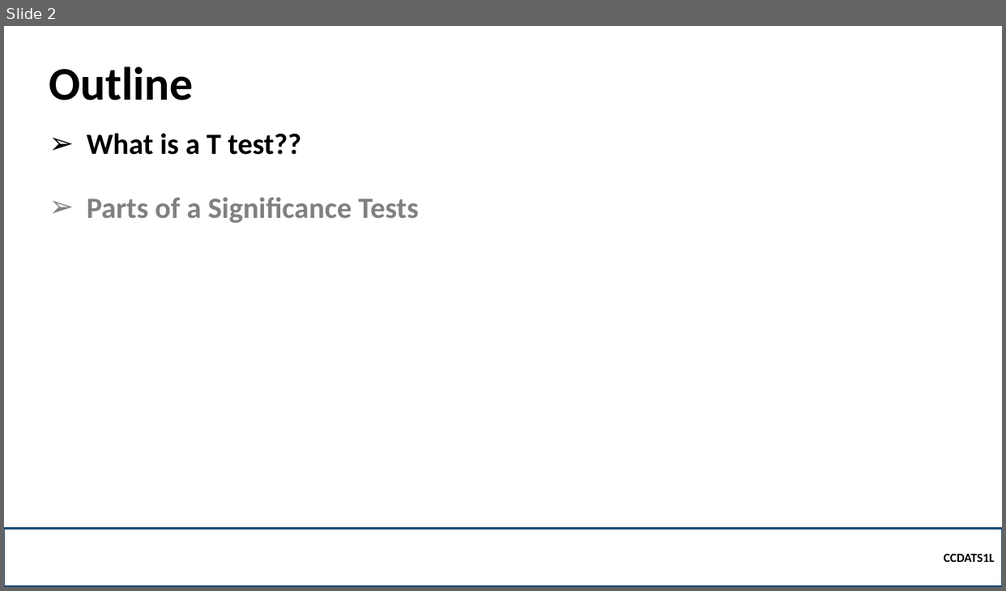
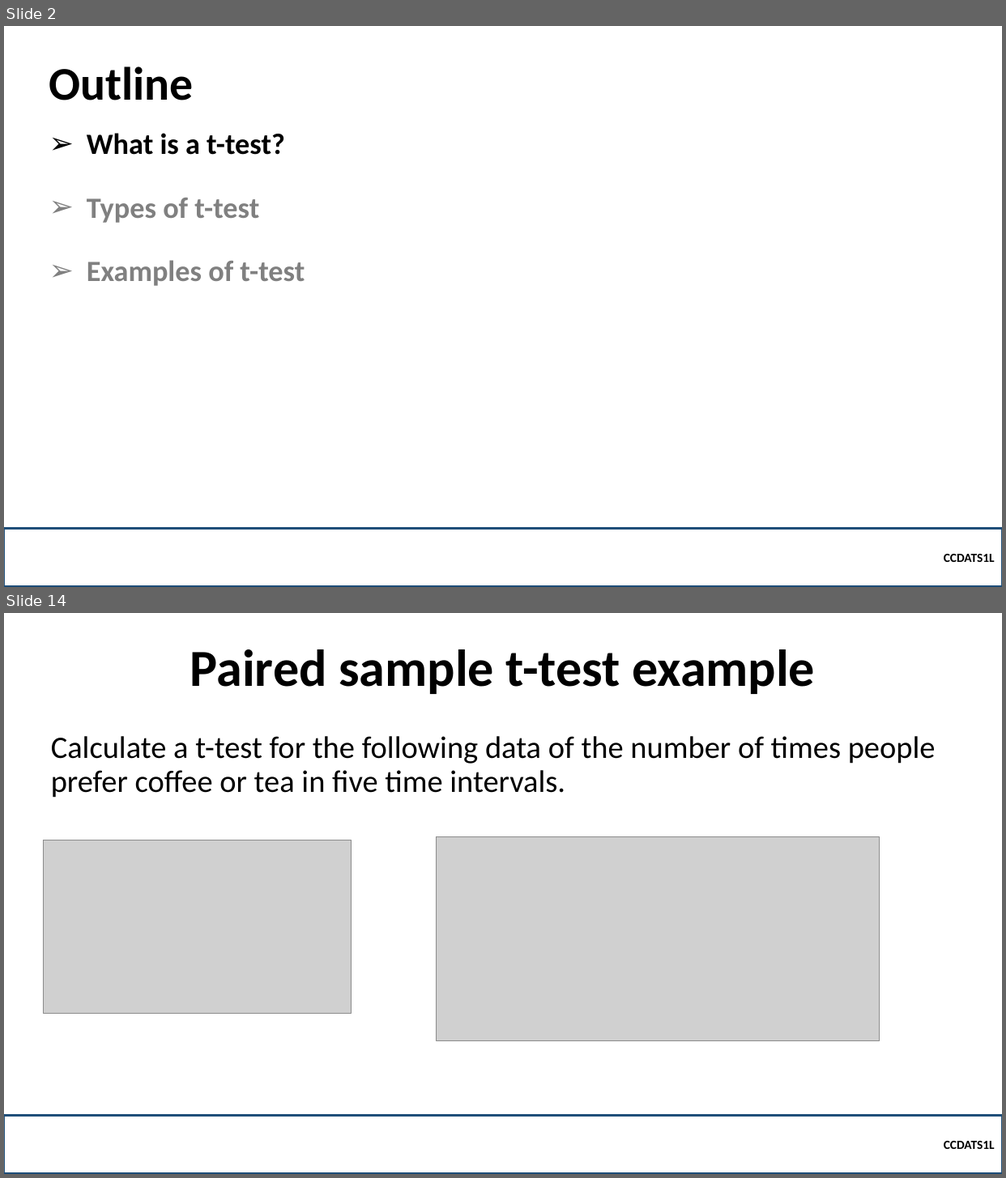
Before and after one commit to robitussin/CCDATS1L, a slide deck: week 10/T test.pptx. Shown one above the other, each under a label of ours: slide 2 before the commit, slides 2 and 14 after it; the slides between them are not shown. The pictures are 1006x591 and 1006x1178 pixels, drawn with LibreOffice and Linux fonts; fonts in the diff are those of the drawing; grey boxes stand for pictures; background and template pictures are left out. Boxes give left, top, right and bottom in pixels: in the first picture for what was removed or moved away, otherwise in the second. Text is boxed around its words. In the diff, an @@ line names an element or a change of style, - is before the commit and + after.

```diff
--- a/week 10/T test.pptx
+++ b/week 10/T test.pptx
@@ slide 14 added at (4,613,1002,1174), background picture (left out) @@
@@ title added at (190,649,815,694), 50 pt, text #000000, bold @@
+Paired sample t-test example
@@ text added at (51,736,936,798), 30 pt, text #000000 @@
+Calculate a t-test for the following data of the number of times people prefer coffee or tea in five time intervals.
@@ picture added at (44,841,351,1013) @@
@@ picture added at (437,837,880,1041) @@
@@ rectangle added at (4,1115,1002,1174), outline #1F4E79 2.25 pt, 12 pt, text #000000, bold @@
+  CCDATS1L
@@ slide 2 changed as well @@
@@ text at (87,133,305,286): text changed @@
-➢ What is a T test??
-➢ Parts of a Significance Tests
+➢ What is a t-test?
+➢ Types of t-test
+➢ Examples of t-test
```
Also in this commit, not shown: 1 other slide changed, 14 other slides added, 2 other files.
